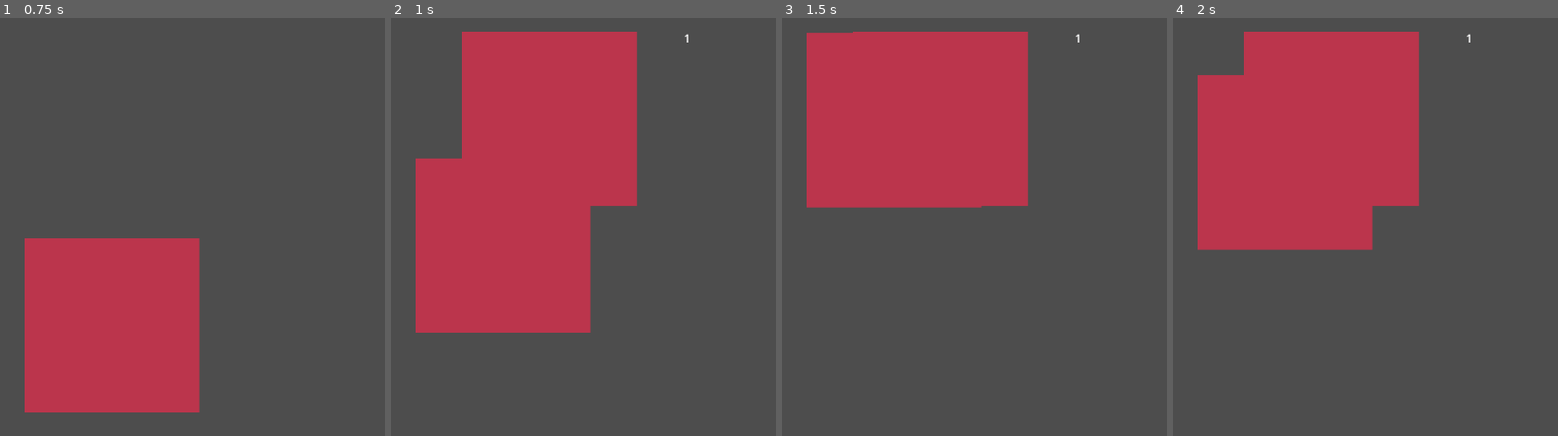
Above: before the commit, frames 1-4 (left to right).
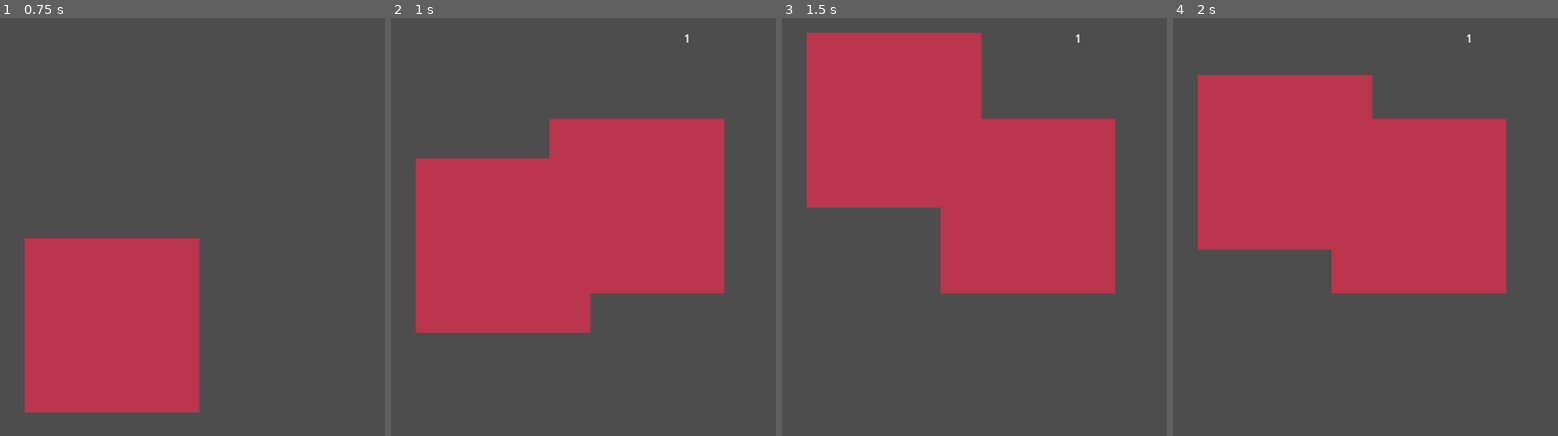
Above: after the commit, the same moments.

Repository: casellner/Idle-Jacks
Game: Godot game, scene res://game.tscn
Same seed, same stepped clock (60 frames per second), same inputs: the game is played once before the commit and once after it.
Inputs (mouse positions are in pixels of both pictures, inside the frame that each line leads up to):
- Up to frame 1 (0.75 s): tap Enter (ui_accept) at 0.5 s
- Up to frame 2 (1 s): tap Enter (ui_accept) at 0.77 s
- Up to frame 3 (1.5 s): click (1028, 206) at 1.27 s
- Up to frame 4 (2 s): no input

Frame 1 is identical in both runs. In frame 2, 24% of the frame differs, in the area x 18-87%, y 3-66%; in frame 3, 17%; in frame 4, 19%.

Commit message:
Add jack script which detects if jack is clicked

Diff:
--- a/Godot/jack.tscn
+++ b/Godot/jack.tscn
@@ -1,8 +1,14 @@
-[gd_scene load_steps=2 format=3 uid="uid://dehbd8ajqgwqh"]
+[gd_scene load_steps=3 format=3 uid="uid://dehbd8ajqgwqh"]
 
+[ext_resource type="Script" path="res://scripts/jack.gd" id="1_qfnvt"]
 [ext_resource type="Texture2D" uid="uid://ckcxso8cy0f4y" path="res://sprites/ball.png" id="1_tuuw0"]
 
 [node name="Jack" type="Node2D"]
+script = ExtResource("1_qfnvt")
 
-[node name="Sprite2D" type="Sprite2D" parent="."]
-texture = ExtResource("1_tuuw0")
+[node name="TextureButton" type="TextureButton" parent="."]
+offset_right = 40.0
+offset_bottom = 40.0
+texture_normal = ExtResource("1_tuuw0")
+
+[connection signal="button_down" from="TextureButton" to="." method="_on_texture_button_button_down"]
--- /dev/null
+++ b/Godot/scripts/jack.gd
@@ -0,0 +1,15 @@
+extends Node2D
+
+
+# Called when the node enters the scene tree for the first time.
+func _ready() -> void:
+	pass # Replace with function body.
+
+
+# Called every frame. 'delta' is the elapsed time since the previous frame.
+func _process(delta: float) -> void:
+	pass
+
+
+func _on_texture_button_button_down() -> void:
+	print("jack clicked")
